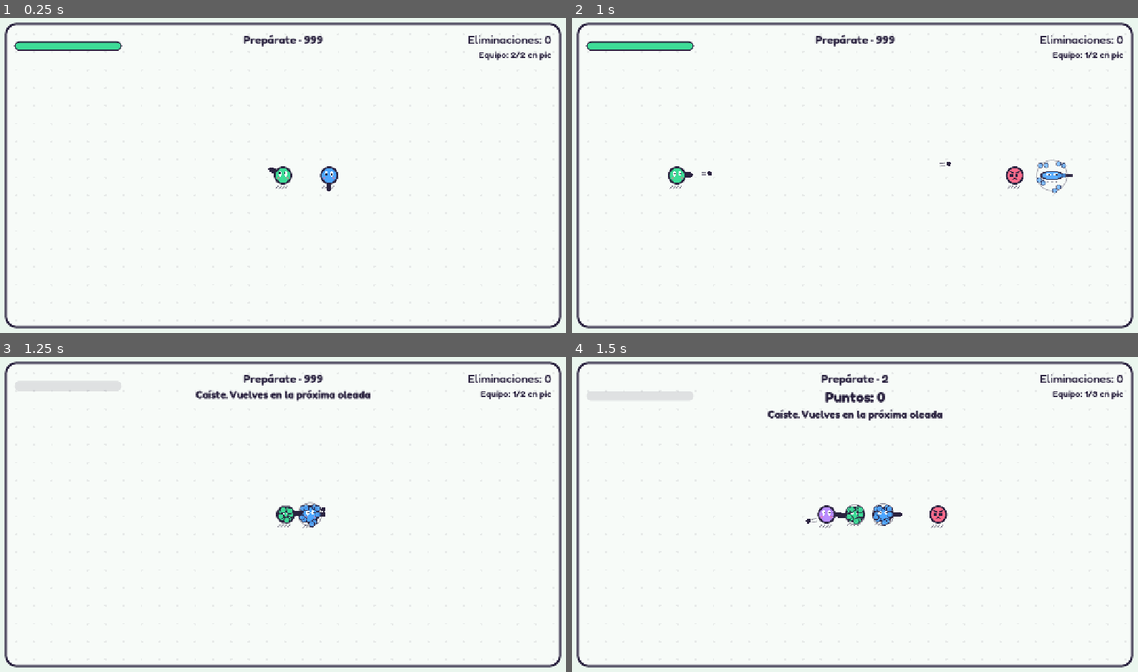
Above: before the commit, frames 1-4 (two rows, left to right).
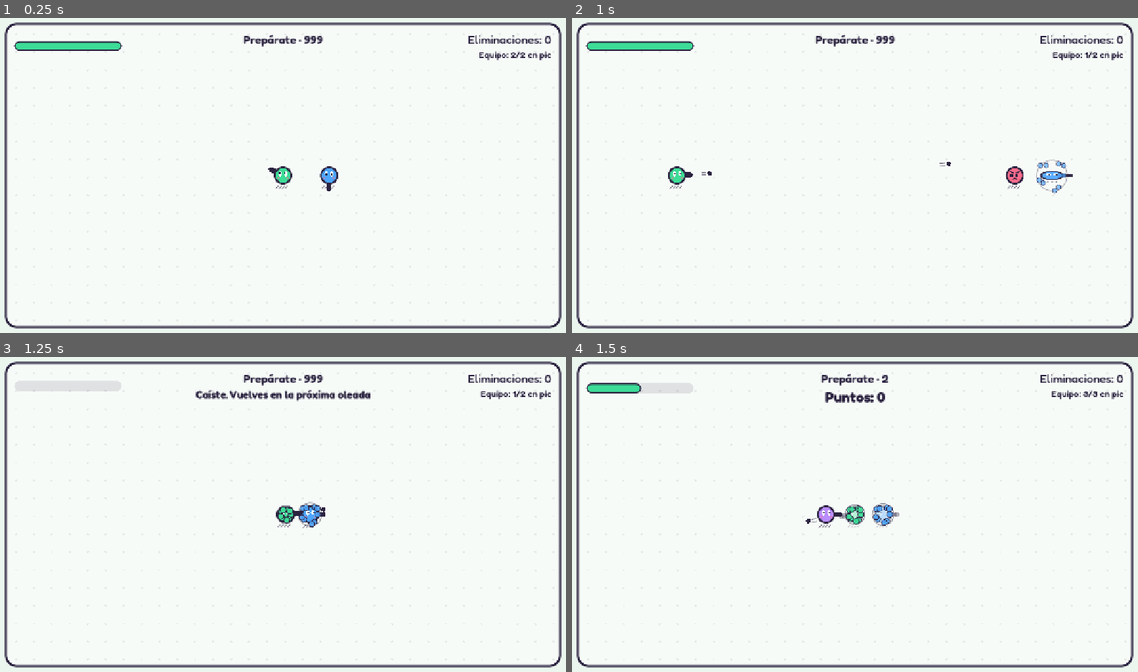
Above: after the commit, the same moments.

Repository: OmarDavidd/autelia
Game: Godot game, scene res://tests/smoke_coop.tscn
The game is run twice, just before and just after one commit, with the same random seed, the same clock (stepped at 60 frames per second) and the same inputs. This scene is started directly instead of the project's main scene.
Inputs (mouse positions are in pixels of both pictures, inside the frame that each line leads up to):
- Up to frame 1 (0.25 s): no input
- Up to frame 2 (1 s): move the mouse to (979, 159) at 0.52 s; press the mouse at (979, 159) at 0.53 s; hold D (move_right) from 0.53 s (still down)
- Up to frame 3 (1.25 s): keep holding D (move_right)
- Up to frame 4 (1.5 s): release D (move_right) at 1.25 s; release the mouse at (979, 498) at 1.25 s; drag from (741, 530) to (900, 508) at 1.27 s

Frames 1-3 are identical in both runs. In frame 4, 1.9% of the frame differs, in the area x 2-98%, y 8-55%.

Commit message:
feat: make bot teammates react late, miss a little and fire in bursts

Diff:
--- a/core/player/bot_input.gd
+++ b/core/player/bot_input.gd
@@ -1,21 +1,48 @@
 class_name BotInput
 extends PlayerInput
-## A simple teammate for trying co-op without a network: shoots the nearest enemy, backs
-## away from enemies that get close, keeps some room from teammates (players do not collide,
-## so identical bots would stack) and drifts back toward the middle of the arena.
+## A teammate for trying co-op without a network. It plays like a person rather than a
+## machine: it notices enemies with a reaction delay, aims with a small error and fires in
+## bursts. It backs away from enemies that get close, keeps some room from teammates
+## (players do not collide, so identical bots would stack) and drifts back to the middle.
+## Its randomness comes from its own seed, never from the run's RNG.
 
 const KEEP_AWAY := 220.0
 const PERSONAL_SPACE := 90.0
+## How often (physics frames) the bot looks again for the nearest enemy.
+const REACTION_FRAMES := 24
+## Largest aiming error, picked again for every new look.
+const AIM_ERROR_DEGREES := 6.0
+## Firing pattern: shoot for a while, then rest.
+const BURST_FRAMES := 48
+const REST_FRAMES := 12
 
 ## Where the bot drifts back to: the middle of its arena.
 var home := Vector2(640, 360)
+## The enemy it is engaging; kept until the next look, even if a closer one appears.
+var target: Node2D
+## Direction to step away when standing exactly on a teammate.
+var split_direction := Vector2.RIGHT
+
+var _rng := RandomNumberGenerator.new()
+var _frame := 0
+var _aim_error := 0.0
 
 
-func _init(center := Vector2(640, 360)) -> void:
+func _init(center := Vector2(640, 360), seed_value := 0) -> void:
 	home = center
+	_rng.seed = seed_value
+	split_direction = Vector2.RIGHT.rotated(_rng.randf() * TAU)
+	# Start each bot at a different point of its burst, so a team does not fire in unison.
+	_frame = _rng.randi_range(0, BURST_FRAMES + REST_FRAMES)
 
 
+## Called first every physics frame by the player, so it also advances the bot's clock.
 func move_vector(player: Player) -> Vector2:
+	_frame += 1
+	if _frame % REACTION_FRAMES == 0 or not is_instance_valid(target):
+		target = _nearest_enemy(player)
+		_aim_error = deg_to_rad(_rng.randf_range(-AIM_ERROR_DEGREES, AIM_ERROR_DEGREES))
+
 	var push := (home - player.global_position) * 0.004
 	for enemy in player.get_tree().get_nodes_in_group("enemies"):
 		var away: Vector2 = player.global_position - enemy.global_position
@@ -24,19 +51,19 @@
 	for mate: Player in player.get_tree().get_nodes_in_group("player"):
 		var gap: Vector2 = player.global_position - mate.global_position
 		if mate != player and not mate.health.is_dead() and gap.length() < PERSONAL_SPACE:
-			# Same spot: split along a direction that differs per player.
-			var side := gap.normalized() if gap.length() > 1.0 else Vector2.RIGHT.rotated(player.get_instance_id() % 628 / 100.0)
+			var side := gap.normalized() if gap.length() > 1.0 else split_direction
 			push += side * (1.0 - gap.length() / PERSONAL_SPACE) * 1.5
 	return push.limit_length(1.0)
 
 
 func aim_point(player: Player) -> Vector2:
-	var enemy := _nearest_enemy(player)
-	return enemy.global_position if enemy else super.aim_point(player)
+	if not is_instance_valid(target):
+		return super.aim_point(player)
+	return player.global_position + (target.global_position - player.global_position).rotated(_aim_error)
 
 
-func wants_to_shoot(player: Player) -> bool:
-	return _nearest_enemy(player) != null
+func wants_to_shoot(_player: Player) -> bool:
+	return is_instance_valid(target) and _frame % (BURST_FRAMES + REST_FRAMES) < BURST_FRAMES
 
 
 func _nearest_enemy(player: Player) -> Node2D:
--- a/main.gd
+++ b/main.gd
@@ -49,7 +49,7 @@
 	# comparable, so they never reach the leaderboard.
 	var bots := GameSession.bot_count()
 	for i in bots:
-		survival.add_player(BotInput.new())
+		survival.add_player(BotInput.new(Vector2(640, 360), survival.used_seed + i + 1))
 	if bots > 0:
 		survival.hud.board.show_note("Partida con bots: no entra en la tabla")
 	else:
@@ -84,9 +84,9 @@
 	survival.add_child(keeper)
 	survival.hud.show_score(keeper)
 	survival.hud.board.show_note("El cooperativo todavía no tiene tabla")
-	for entry in room.players.slice(1):
-		if entry.bot:
-			survival.add_player(BotInput.new(center))
+	for i in range(1, count):
+		if room.players[i].bot:
+			survival.add_player(BotInput.new(center, survival.used_seed + i))
 
 	survival.get_node("Camera").enabled = false
 	camera = FollowCamera.new()
--- a/tests/smoke_coop.gd
+++ b/tests/smoke_coop.gd
@@ -39,6 +39,7 @@
 	await _down_revive_and_wipe()
 	await _spawn_point_uses_two_draws()
 	await _bots_join_arcade_without_the_leaderboard()
+	await _bots_play_like_people()
 	DirAccess.remove_absolute(ProjectSettings.globalize_path(PROFILE))
 	GameSession.mode = GameSession.Mode.EXPERIMENT
 	GameSession.bots_override = -1
@@ -228,14 +229,23 @@
 	await _frames(1)
 	_expect(mode.hud.down_label.visible, "the local player must be told they will revive")
 	_expect(not mode.hud.game_over_panel.visible, "game over shown while a bot stands")
+	Events.wave_started.emit(2)
+	await _frames(1)
+	_expect(is_equal_approx(mode.hud.health_bar.value, mode.player.health.max_health * 0.5),
+		"the health bar must show half health after reviving, got %.0f" % mode.hud.health_bar.value)
+	_expect(not mode.hud.down_label.visible, "the revive message must go away")
 
 	# A bot aims at and shoots the nearest enemy.
 	var bot: Player = mode.players[2]
 	var chaser: Enemy = load(CHASER).instantiate()
 	chaser.position = bot.global_position + Vector2(250, 0)
 	mode.enemies.add_child(chaser)
-	await _frames(3)
-	_expect(bot.input.wants_to_shoot(bot), "a bot with an enemy in sight must shoot")
+	chaser.health.invulnerable_left = 99999.0
+	var fired := false
+	for i in BotInput.BURST_FRAMES + BotInput.REST_FRAMES:
+		await _frames(1)
+		fired = fired or bot.input.wants_to_shoot(bot)
+	_expect(fired, "a bot with an enemy in sight must shoot")
 	var aim := (bot.input.aim_point(bot) - bot.global_position).normalized()
 	_expect(aim.dot((chaser.global_position - bot.global_position).normalized()) > 0.95, "a bot must aim at the nearest enemy")
 
@@ -250,3 +260,51 @@
 		"bots stacked on each other: %.1f apart" % a.global_position.distance_to(bot.global_position))
 	main.queue_free()
 	await _frames(2)
+
+
+## Bots react late, miss a little and fire in bursts, so they help without carrying the team.
+func _bots_play_like_people() -> void:
+	var a := BotInput.new(Vector2(640, 360), 7)
+	var b := BotInput.new(Vector2(640, 360), 7)
+	_expect(a.split_direction == b.split_direction, "the same seed must give the same bot")
+	_expect(a.split_direction != BotInput.new(Vector2(640, 360), 8).split_direction, "different seeds must give different bots")
+
+	var mode := _make_run()
+	await _frames(1)
+	mode.player.global_position = Vector2(100, 650)
+	var bot := mode.add_player(BotInput.new(Vector2(640, 360), 3))
+	bot.global_position = Vector2(400, 360)
+	bot.health.invulnerable_left = 999.0
+	var far: Enemy = load(CHASER).instantiate()
+	far.position = Vector2(1100, 360)
+	mode.enemies.add_child(far)
+	far.set_physics_process(false)
+	far.health.invulnerable_left = 99999.0
+	await _frames(BotInput.REACTION_FRAMES + 2)
+
+	var shooting := 0
+	var total_error := 0.0
+	var samples := 120
+	for i in samples:
+		await _frames(1)
+		bot.global_position = Vector2(400, 360)
+		if bot.input.wants_to_shoot(bot):
+			shooting += 1
+		var aim := (bot.input.aim_point(bot) - bot.global_position).normalized()
+		total_error += absf(rad_to_deg(aim.angle_to(far.global_position - bot.global_position)))
+	var ratio := float(shooting) / samples
+	_expect(ratio > 0.4 and ratio < 0.85, "bots must fire in bursts, fired %.0f%% of the time" % (ratio * 100.0))
+	var mean_error := total_error / samples
+	_expect(mean_error > 1.0 and mean_error <= BotInput.AIM_ERROR_DEGREES, "bot aim error %.1f deg" % mean_error)
+
+	# A closer enemy is noticed only after the reaction time.
+	var near: Enemy = load(CHASER).instantiate()
+	near.position = Vector2(480, 360)
+	mode.enemies.add_child(near)
+	near.set_physics_process(false)
+	near.health.invulnerable_left = 99999.0
+	await _frames(2)
+	_expect(bot.input.target == far, "a bot must not switch targets instantly")
+	await _frames(BotInput.REACTION_FRAMES + 2)
+	_expect(bot.input.target == near, "a bot must switch to the nearer enemy after reacting")
+	await _free(mode)
--- a/ui/teammate_markers.gd
+++ b/ui/teammate_markers.gd
@@ -44,12 +44,12 @@
 		var center := inner.get_center()
 		var dir := (on_screen - center).normalized()
 		# Walk from the center toward the teammate until the edge of the inner rect.
-		var scale := INF
+		var reach := INF
 		if dir.x != 0.0:
-			scale = minf(scale, (inner.size.x * 0.5) / absf(dir.x))
+			reach = minf(reach, (inner.size.x * 0.5) / absf(dir.x))
 		if dir.y != 0.0:
-			scale = minf(scale, (inner.size.y * 0.5) / absf(dir.y))
-		result.append({"at": center + dir * scale, "dir": dir, "color": mate.color})
+			reach = minf(reach, (inner.size.y * 0.5) / absf(dir.y))
+		result.append({"at": center + dir * reach, "dir": dir, "color": mate.color})
 	return result
 
 
